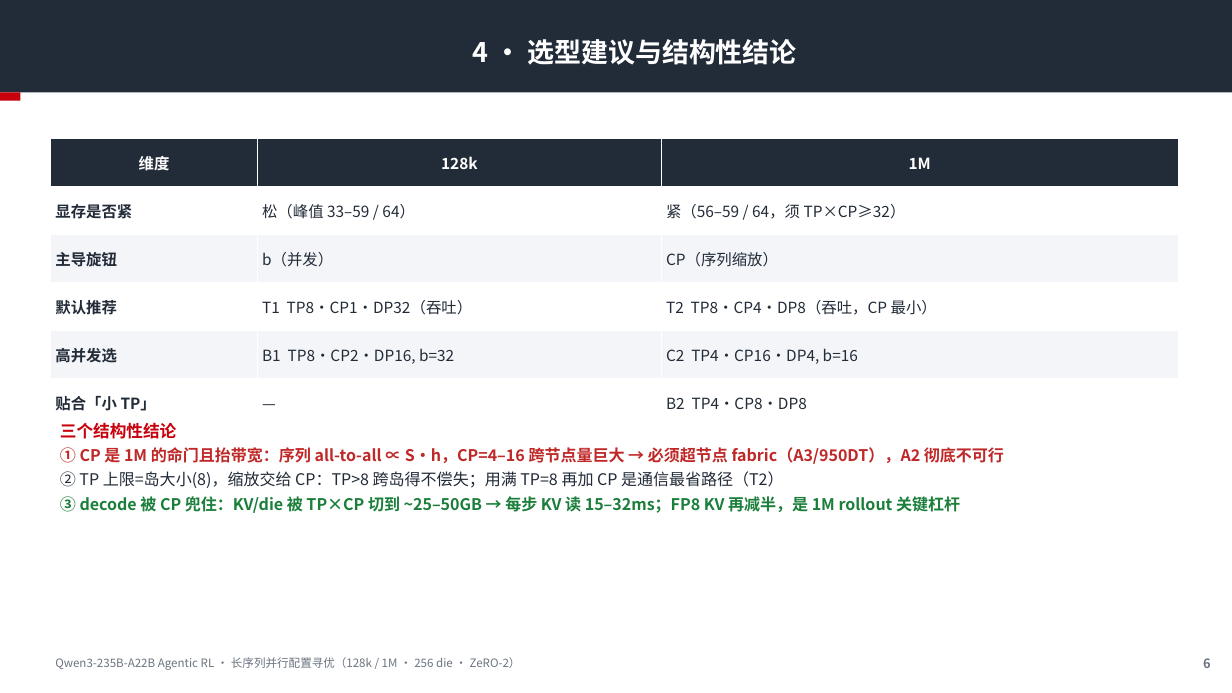
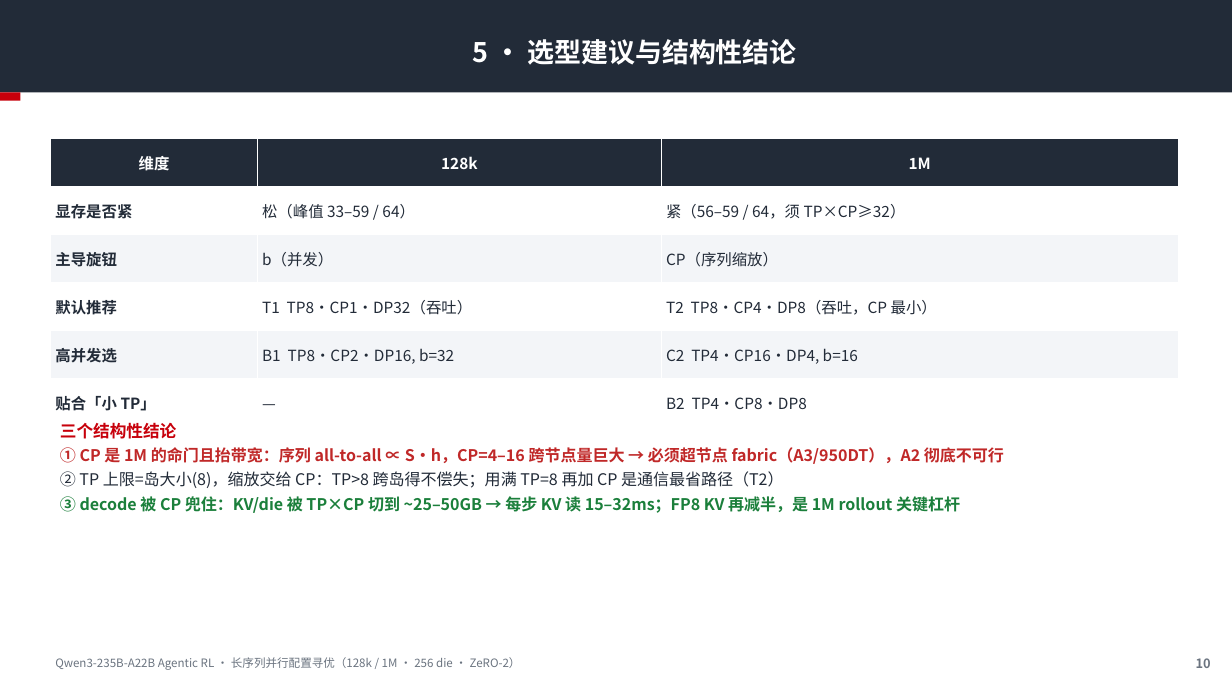
Before and after one commit to LuisXinYe/Transfer-Repo, a slide deck: slide 10 of agentic_rl_parallel_config.pptx (slide 6 before the commit). Drawn at 1232x693 pixels with LibreOffice and Linux fonts; fonts in the diff are those of the drawing. Boxes give left, top, right and bottom in pixels: in the first picture for what was removed or moved away, otherwise in the second. Text is boxed around its words. In the diff, an @@ line names an element or a change of style, - is before the commit and + after.

```diff
--- a/agentic_rl_parallel_config.pptx
+++ b/agentic_rl_parallel_config.pptx
@@ text in rectangle at bbox=[472, 39, 796, 65]: text changed @@
-4 · 选型建议与结构性结论
+5 · 选型建议与结构性结论
@@ text at bbox=[1196, 658, 1211, 668]: text changed @@
-6
+10
```
Also in this commit, not shown: 1 other slide changed, 4 slides added.
